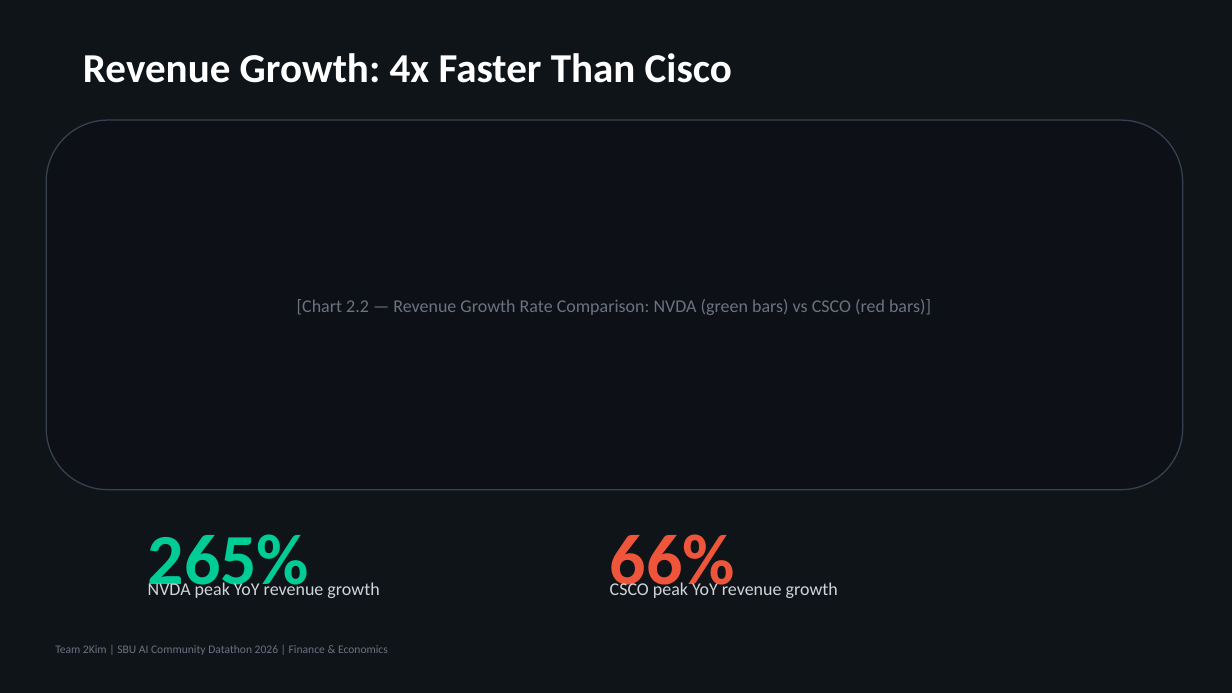
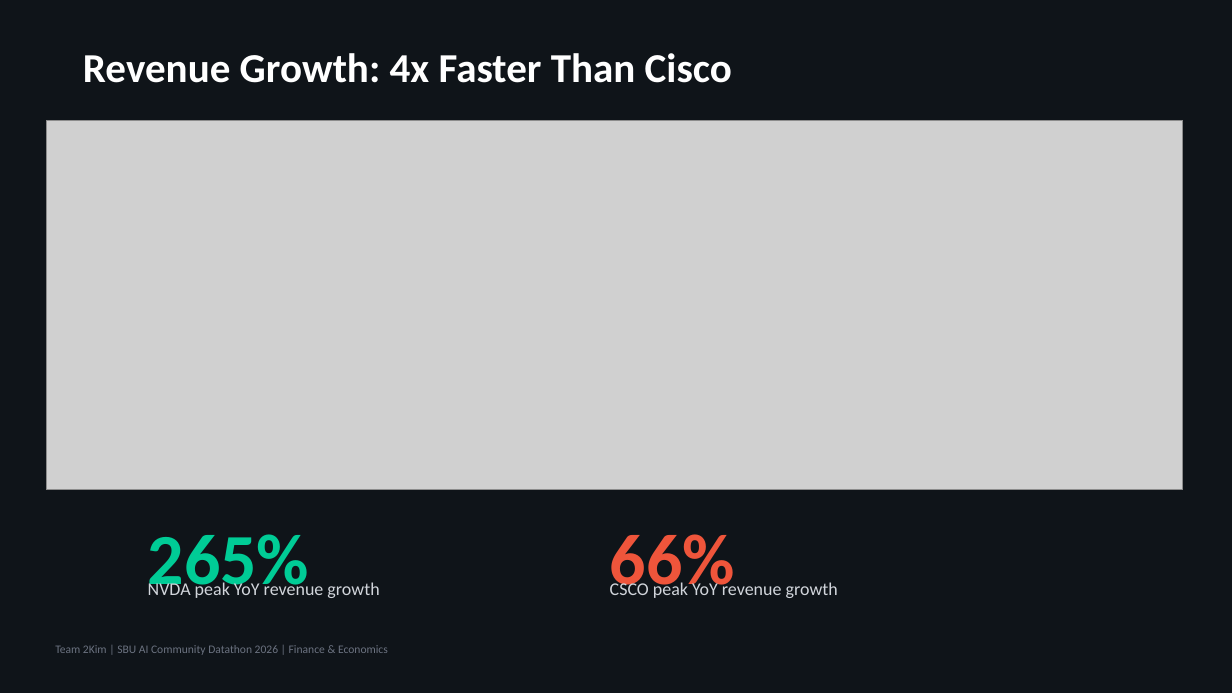
Before and after one commit to jimbo111/datathon26-2kim, a slide deck: slide 6 of submissions/2kim_finance_slides.pptx. Drawn at 1232x693 pixels with LibreOffice and Linux fonts; fonts in the diff are those of the drawing; grey boxes stand for pictures. Boxes give left, top, right and bottom in pixels: in the first picture for what was removed or moved away, otherwise in the second. Text is boxed around its words. In the diff, an @@ line names an element or a change of style, - is before the commit and + after.

```diff
--- a/submissions/2kim_finance_slides.pptx
+++ b/submissions/2kim_finance_slides.pptx
@@ rounded rectangle removed at (46,120,1183,490) @@
-[Chart 2.2 — Revenue Growth Rate Comparison: NVDA (green bars) vs CSCO (red bars)]
@@ picture added at (46,120,1183,490) @@
```
Also in this commit, not shown: 7 other slides changed, 1 other file.
